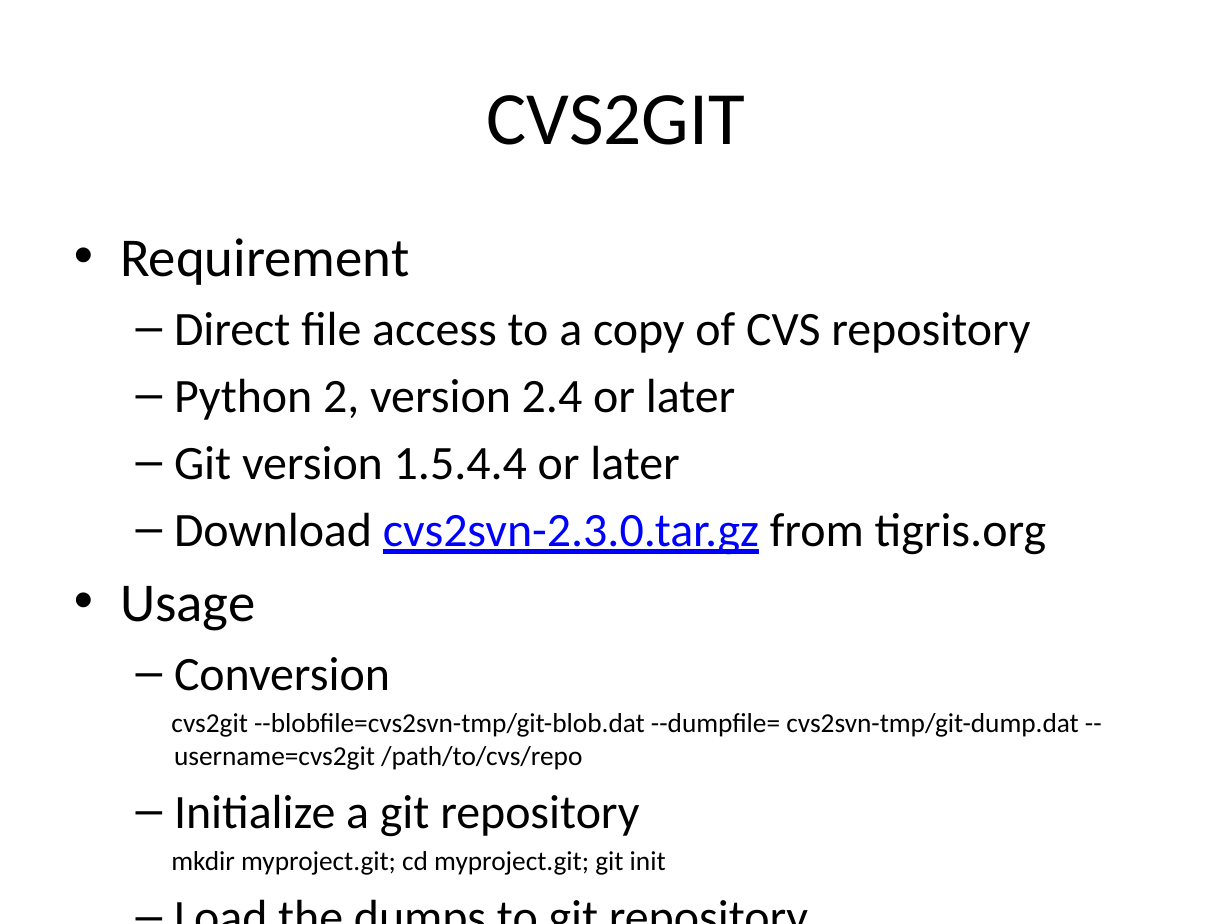
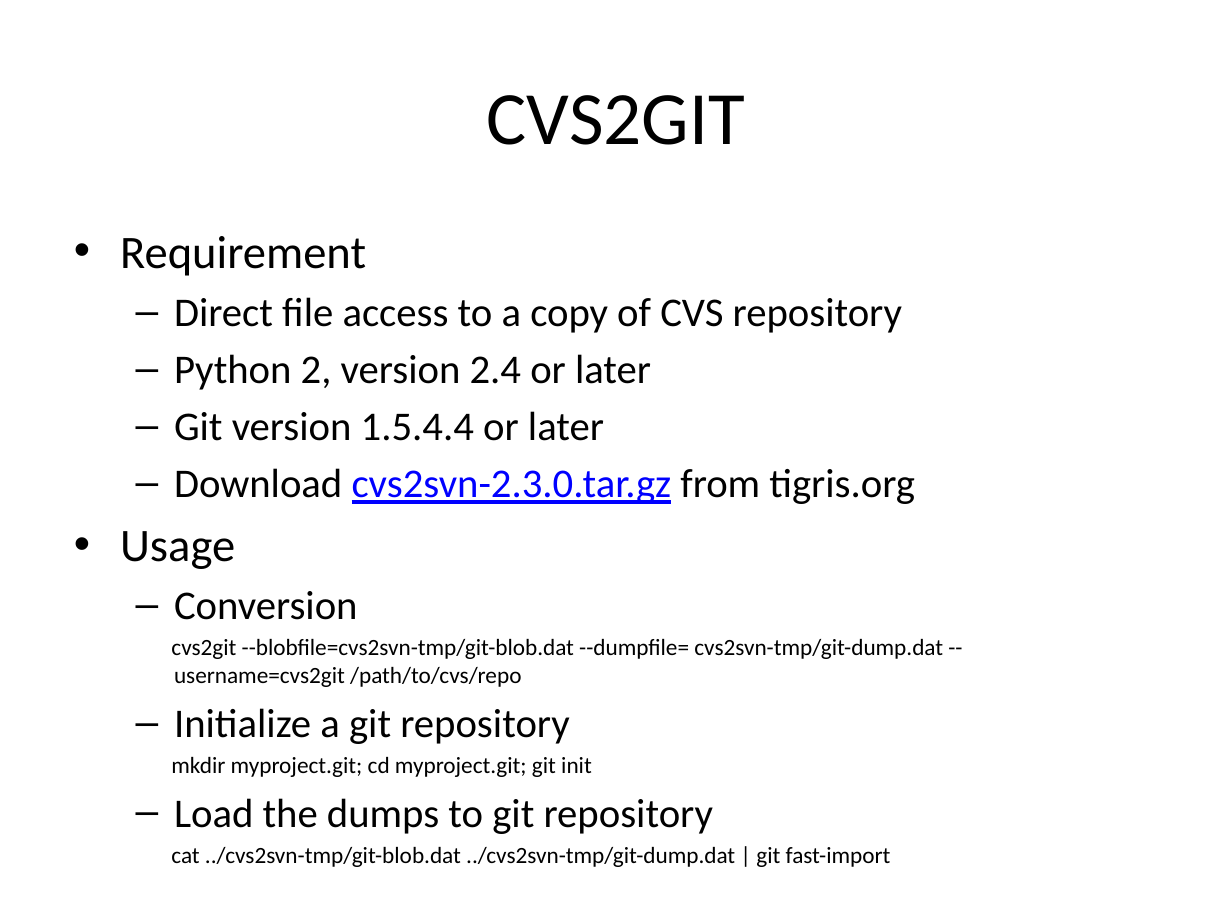
Before and after one commit to hunganhu/slide, a slide deck: slide 60 of gitBasic.pptx. Drawn at 1232x924 pixels with LibreOffice and Linux fonts; fonts in the diff are those of the drawing. Boxes give left, top, right and bottom in pixels: in the first picture for what was removed or moved away, otherwise in the second. Text is boxed around its words. In the diff, an @@ line names an element or a change of style, - is before the commit and + after.

```diff
--- a/gitBasic.pptx
+++ b/gitBasic.pptx
@@ text "Requirement" at box(120, 236, 943, 867): size 32 to 27.2 pt in "Requirement", "Usage"; size 28 to 23.8 pt in "Direct file access to a copy of ...", "Python 2, version 2.4 or later", "Git version 1.5.4.4 or later", "Download cvs2svn-2.3.0.tar.gz from tigris.org" and 3 more places; size 16 to 13.6 pt in "cvs2git --blobfile=cvs2svn-tmp/git-blob.dat --dumpfile= cvs2 ...", "mkdir myproject.git; cd myproject.git; git init", "cat ../cvs2svn-tmp/git-blob.dat ../cvs2svn-tmp/git-dump.dat  ..." @@
```
Also in this commit, not shown: 14 other slides changed.
